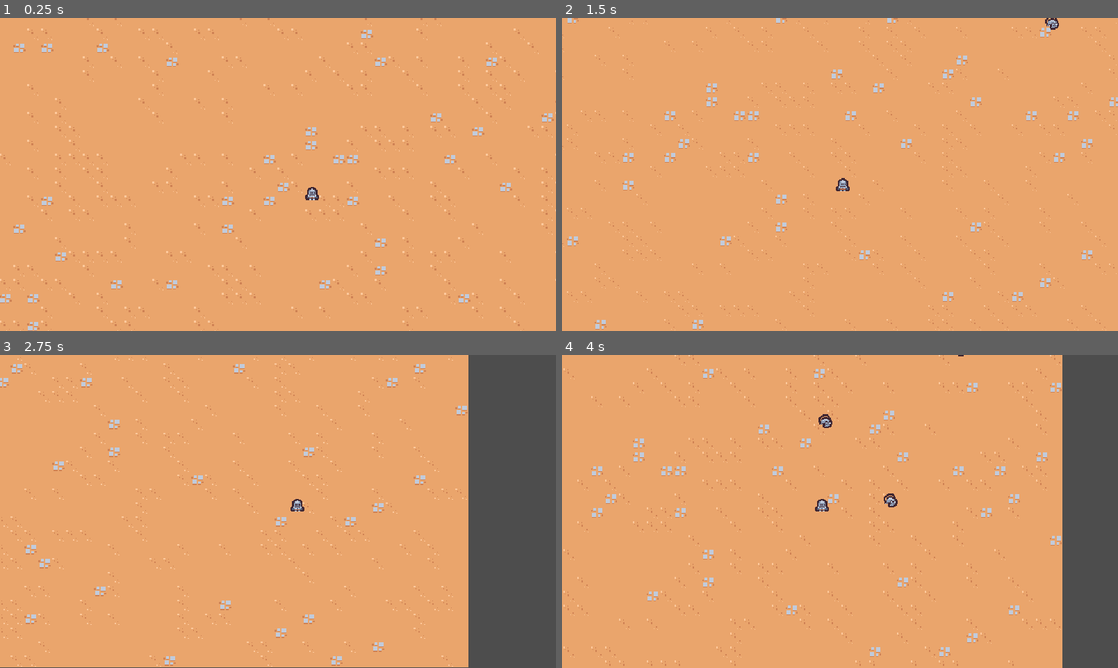
Above: before the commit, frames 1-4 (two rows, left to right).
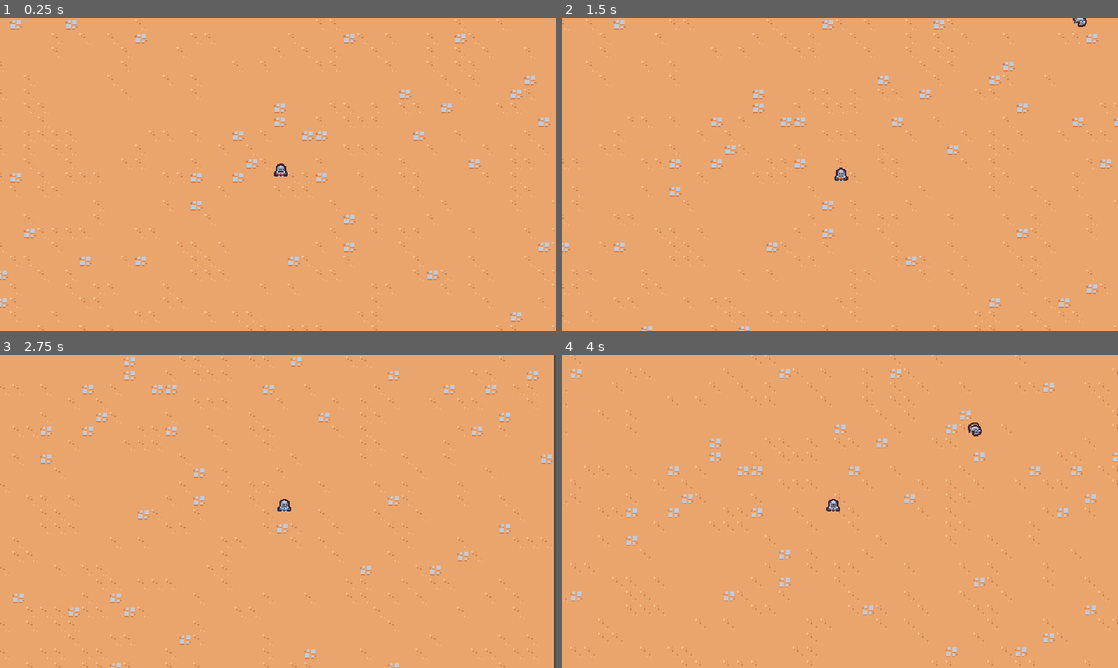
Above: after the commit, the same moments.

Repository: mc-carthy/gdSurvivors
Game: Godot game, scene res://scenes/main/main.tscn
Two runs of this game, one before a commit and one after it. Both use one fixed random seed, a clock stepped at 60 frames per second and the inputs below.
Inputs:
- Up to frame 1 (0.25 s): no input
- Up to frame 2 (1.5 s): hold D (move_right) 0.53-1.28 s; hold S (move_down) from 1.28 s (still down)
- Up to frame 3 (2.75 s): release S (move_down) at 2.03 s; hold D (move_right) from 2.03 s (still down)
- Up to frame 4 (4 s): release D (move_right) at 2.78 s; hold W (move_up) 2.78-3.53 s; hold A (move_left) from 3.53 s (still down)

The runs differ from the first frame. In frame 1, 5.4% of the frame differs, in the area x 0-100%, y 0-100%; in frame 2, 4.9%; in frame 3, 20%; in frame 4, 15%.

Commit message:
Minor changes

Diff:
--- a/project.godot
+++ b/project.godot
@@ -55,6 +55,7 @@
 2d_physics/layer_1="Terrain"
 2d_physics/layer_2="Player"
 2d_physics/layer_3="Enemy"
+2d_physics/layer_4="EnemyCollision"
 
 [rendering]
 
--- a/scenes/basic_enemy/basic_enemy.gd
+++ b/scenes/basic_enemy/basic_enemy.gd
@@ -1,6 +1,6 @@
 extends CharacterBody2D
 
-const MAX_SPEED = 75
+const MAX_SPEED = 40
 
 func _ready() -> void:
 	$Area2D.area_entered.connect(on_area_entered)
--- a/scenes/basic_enemy/basic_enemy.tscn
+++ b/scenes/basic_enemy/basic_enemy.tscn
@@ -10,7 +10,9 @@
 radius = 5.0
 
 [node name="BasicEnemy" type="CharacterBody2D" groups=["enemy"]]
-collision_layer = 0
+collision_layer = 8
+collision_mask = 9
+motion_mode = 1
 script = ExtResource("1_kk2hy")
 
 [node name="Area2D" type="Area2D" parent="."]
--- a/scenes/game_camera/game_camera.gd
+++ b/scenes/game_camera/game_camera.gd
@@ -1,6 +1,6 @@
 extends Camera2D
 
-const lerp_speed = 10
+const lerp_speed = 20
 
 
 var target_position = Vector2.ZERO
--- a/scenes/player/player.gd
+++ b/scenes/player/player.gd
@@ -1,15 +1,18 @@
 extends CharacterBody2D
 
-const MAX_SPEED: float = 200;
+const MAX_SPEED: float = 125;
+const ACCELERATION_SMOOTHING: float = 25
 
 func _ready() -> void:
 	pass
 
-func _process(_delta: float) -> void:
+func _process(delta: float) -> void:
 	var movement_vector: Vector2 = get_movement_vector()
 	var direction = movement_vector.normalized()
 
-	velocity = direction * MAX_SPEED
+	var target_velocity = direction * MAX_SPEED
+
+	velocity = velocity.lerp(target_velocity, 1 - exp(-delta * ACCELERATION_SMOOTHING))
 
 	move_and_slide()
 
--- a/scenes/player/player.tscn
+++ b/scenes/player/player.tscn
@@ -9,6 +9,7 @@
 
 [node name="Player" type="CharacterBody2D" groups=["player"]]
 collision_layer = 0
+motion_mode = 1
 script = ExtResource("1_ylaoy")
 
 [node name="AbilityManager" type="Node" parent="."]
